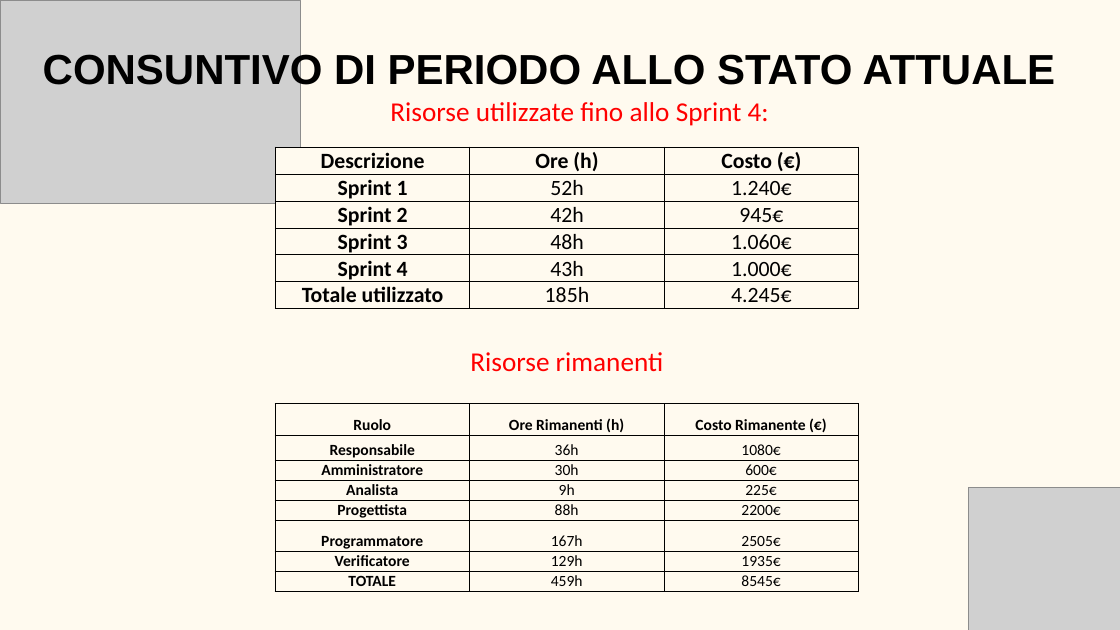
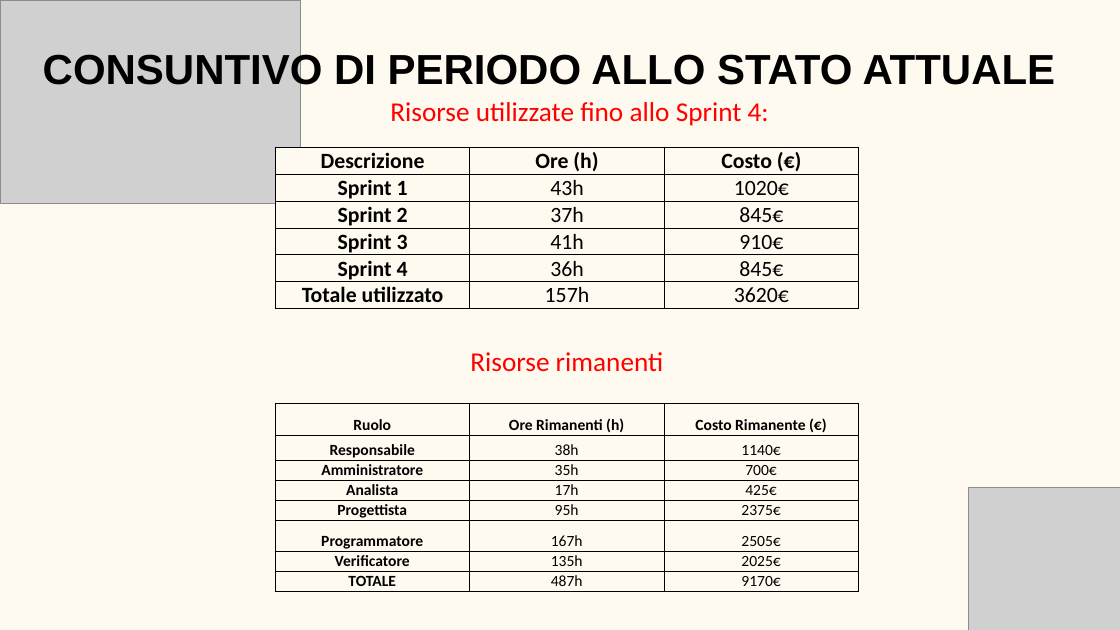
Before and after one commit to BugBustersUnipd/DocumentazioneSWE, a slide deck: slide 9 of RTB/PRESENTAZIONE RTB/Presentazione RTB.pptx. Drawn at 1120x630 pixels with LibreOffice and Linux fonts; fonts in the diff are those of the drawing; grey boxes stand for pictures. Boxes give left, top, right and bottom in pixels: in the first picture for what was removed or moved away, otherwise in the second. Text is boxed around its words. In the diff, an @@ line names an element or a change of style, - is before the commit and + after.

```diff
--- a/RTB/PRESENTAZIONE RTB/Presentazione RTB.pptx
+++ b/RTB/PRESENTAZIONE RTB/Presentazione RTB.pptx
@@ table at (276, 147, 858, 313) @@
-row 2, column 2: 52h
+row 2, column 2: 43h
-row 2, column 3: 1.240€
+row 2, column 3: 1020€
-row 3, column 2: 42h
+row 3, column 2: 37h
-row 3, column 3: 945€
+row 3, column 3: 845€
-row 4, column 2: 48h
+row 4, column 2: 41h
-row 4, column 3: 1.060€
+row 4, column 3: 910€
-row 5, column 2: 43h
+row 5, column 2: 36h
-row 5, column 3: 1.000€
+row 5, column 3: 845€
-row 6, column 2: 185h
+row 6, column 2: 157h
-row 6, column 3: 4.245€
+row 6, column 3: 3620€
@@ table at (275, 404, 858, 591) @@
-row 2, column 2: 36h
+row 2, column 2: 38h
-row 2, column 3: 1080€
+row 2, column 3: 1140€
-row 3, column 2: 30h
+row 3, column 2: 35h
-row 3, column 3: 600€
+row 3, column 3: 700€
-row 4, column 2: 9h
+row 4, column 2: 17h
-row 4, column 3: 225€
+row 4, column 3: 425€
-row 5, column 2: 88h
+row 5, column 2: 95h
-row 5, column 3: 2200€
+row 5, column 3: 2375€
-row 7, column 2: 129h
+row 7, column 2: 135h
-row 7, column 3: 1935€
+row 7, column 3: 2025€
-row 8, column 2: 459h
+row 8, column 2: 487h
-row 8, column 3: 8545€
+row 8, column 3: 9170€
```
Also in this commit, not shown: 1 other slide changed, 1 other file.
